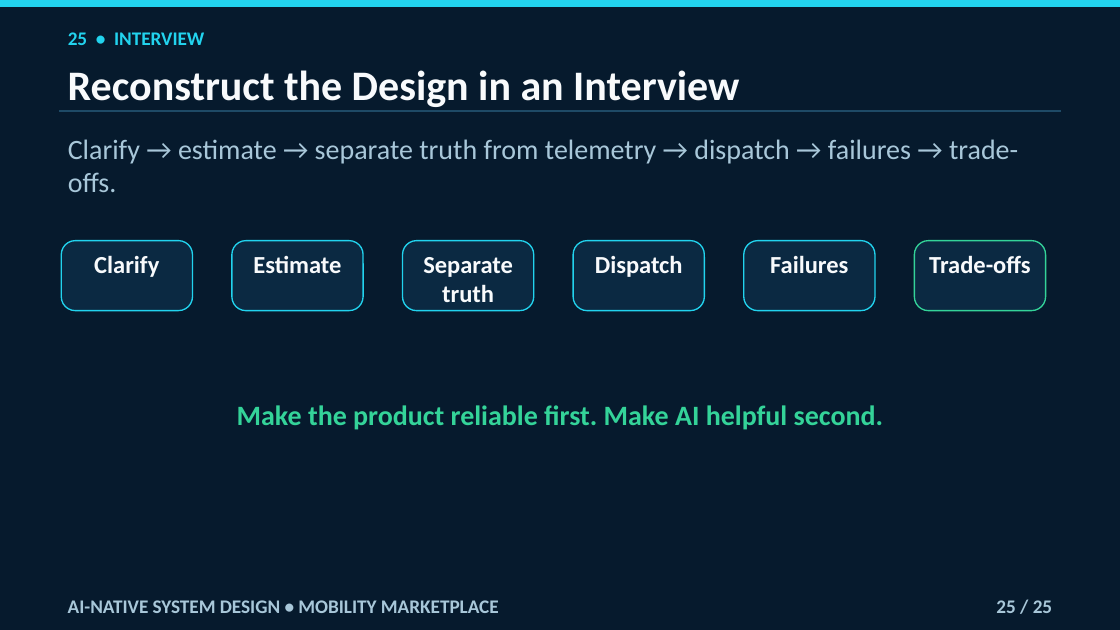
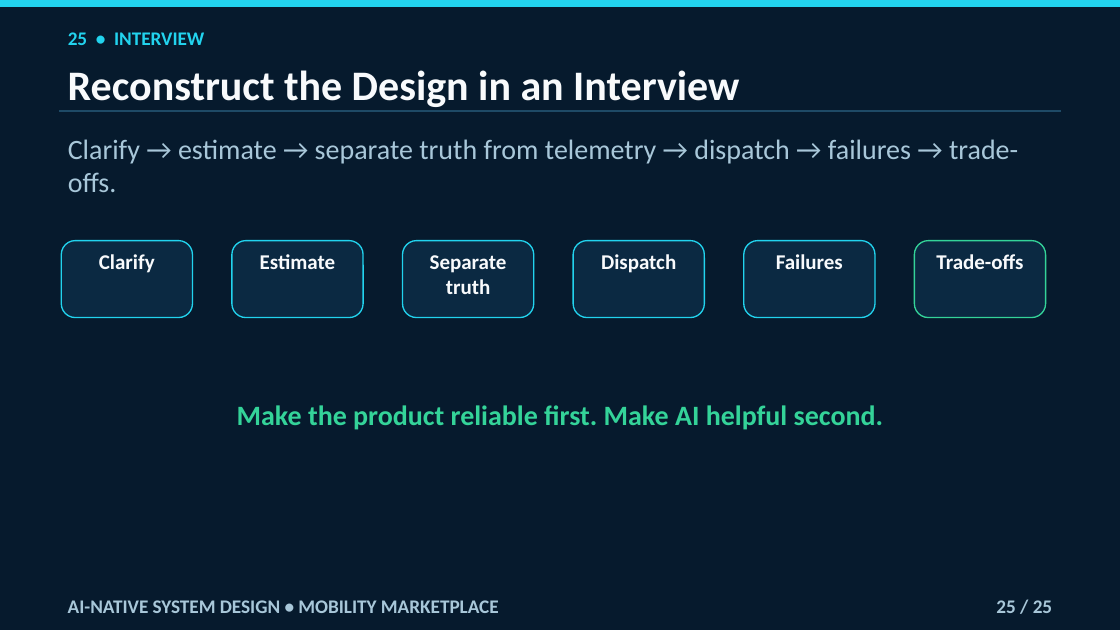
Before and after one commit to navaidya/learning, a slide deck: slide 25 of video/system-design/ai-native-mobility-marketplace/ai-native-mobility-marketplace.pptx. Drawn at 1120x630 pixels with LibreOffice and Linux fonts; fonts in the diff are those of the drawing. Boxes give left, top, right and bottom in pixels: in the first picture for what was removed or moved away, otherwise in the second. Text is boxed around its words. In the diff, an @@ line names an element or a change of style, - is before the commit and + after.

```diff
--- a/video/system-design/ai-native-mobility-marketplace/ai-native-mobility-marketplace.pptx
+++ b/video/system-design/ai-native-mobility-marketplace/ai-native-mobility-marketplace.pptx
@@ rounded rectangle "Clarify" resized from (x1=61, y1=240, x2=192, y2=310) to (x1=61, y1=240, x2=192, y2=318) @@
@@ rounded rectangle "Estimate" resized from (x1=232, y1=240, x2=363, y2=310) to (x1=232, y1=240, x2=363, y2=318) @@
@@ rounded rectangle "Separate" resized from (x1=402, y1=240, x2=534, y2=310) to (x1=402, y1=240, x2=534, y2=318) @@
@@ rounded rectangle "Dispatch" resized from (x1=573, y1=240, x2=704, y2=310) to (x1=573, y1=240, x2=704, y2=318) @@
@@ rounded rectangle "Failures" resized from (x1=744, y1=240, x2=875, y2=310) to (x1=744, y1=240, x2=875, y2=318) @@
@@ size 21 to 18 pt; proportions changed in 6 elements at (x1=61, y1=240, x2=192, y2=318), (x1=232, y1=240, x2=363, y2=318), (x1=402, y1=240, x2=534, y2=318), (x1=573, y1=240, x2=704, y2=318), (x1=744, y1=240, x2=875, y2=318), (x1=915, y1=240, x2=1046, y2=318) @@
@@ rounded rectangle "Trade-offs" resized from (x1=915, y1=240, x2=1046, y2=310) to (x1=915, y1=240, x2=1046, y2=318) @@
```
Also in this commit, not shown: 24 other slides changed.
